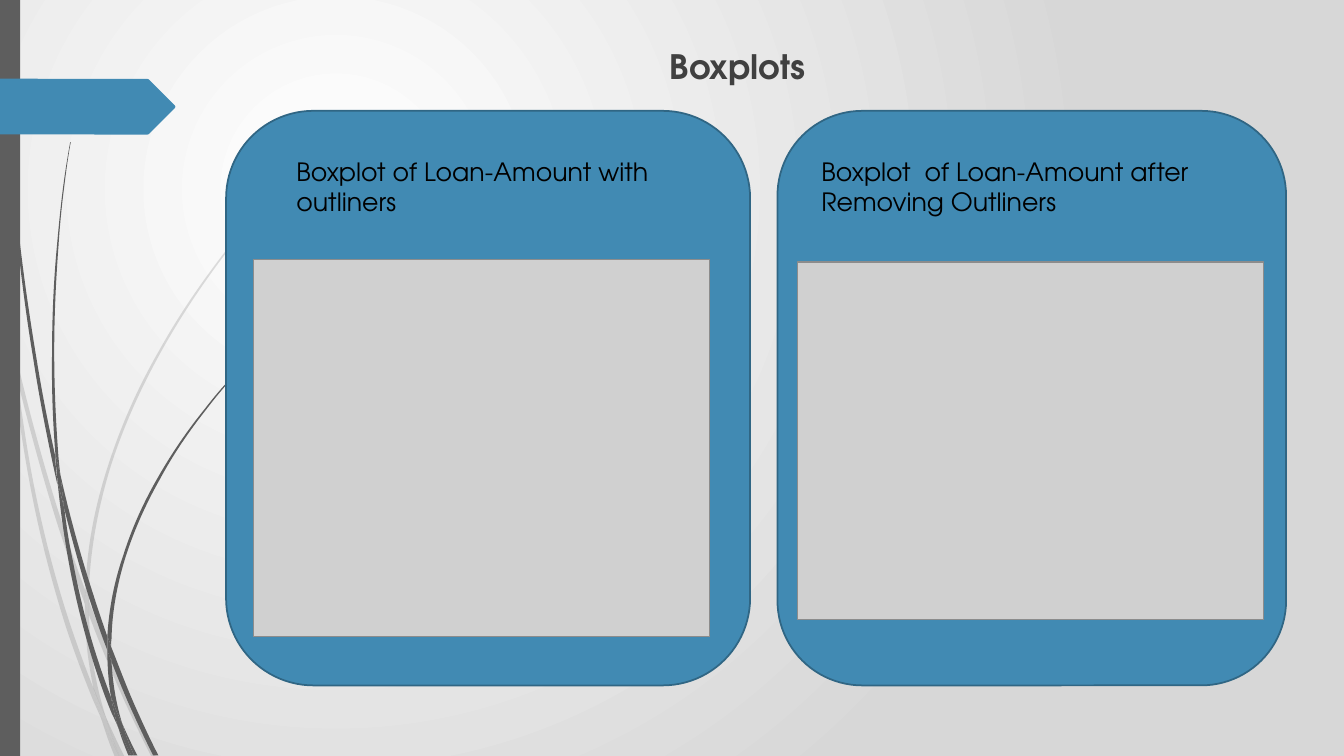
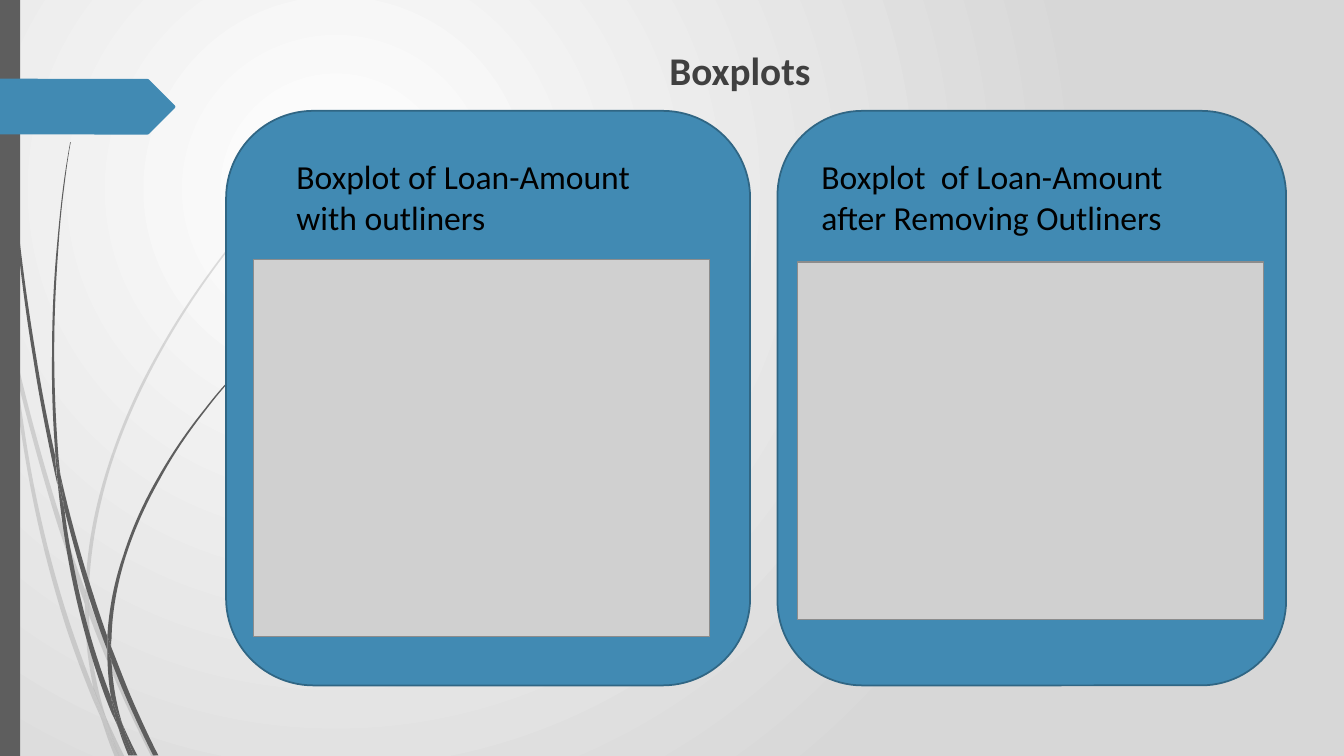
Before and after one commit to RavishankarDuMCA10/LendingClubCaseStudy, a slide deck: slide 12 of Case_Study.pptx. Drawn at 1344x756 pixels with LibreOffice and Linux fonts; fonts in the diff are those of the drawing; grey boxes stand for pictures. Boxes give left, top, right and bottom in pixels: in the first picture for what was removed or moved away, otherwise in the second. Text is boxed around its words. In the diff, an @@ line names an element or a change of style, - is before the commit and + after.

```diff
--- a/Case_Study.pptx
+++ b/Case_Study.pptx
@@ text "Boxplots" at (x1=669, y1=57, x2=810, y2=91): size 24 to 28 pt, font TeX Gyre Adventor to Calibri @@
@@ text "Boxplot of Loan-Amount with outliners" at (x1=296, y1=165, x2=630, y2=231): size 18 to 24 pt, font TeX Gyre Adventor to Calibri @@
@@ text "Boxplot of Loan-Amount after Removing ..." at (x1=821, y1=165, x2=1162, y2=236): size 18 to 24 pt, font TeX Gyre Adventor to Calibri @@
```
Also in this commit, not shown: 6 other slides changed, 30 slides added.
